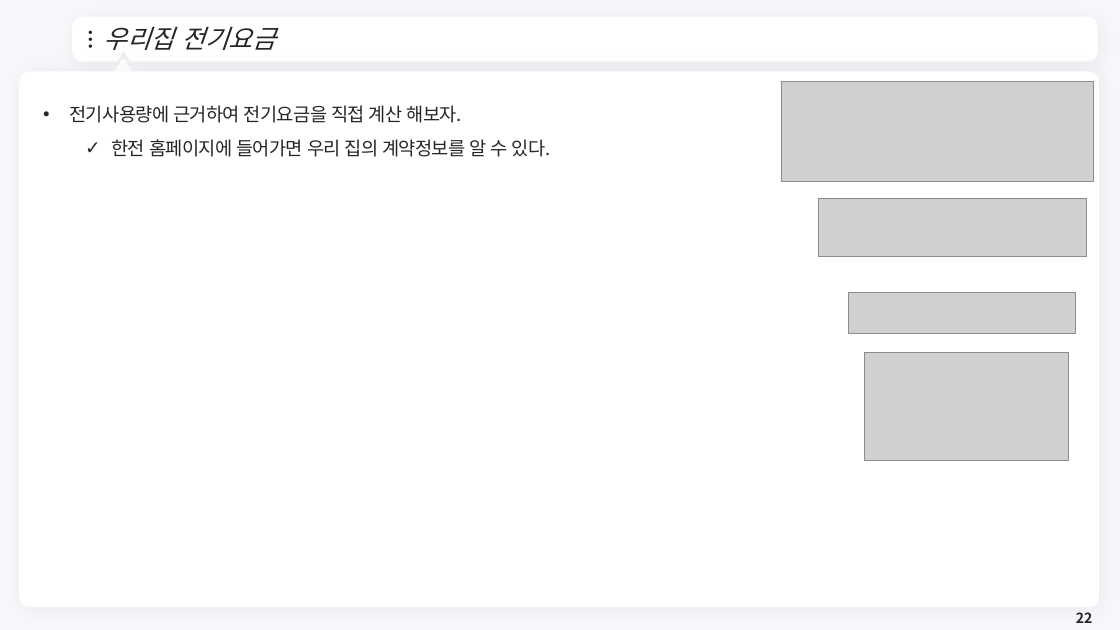
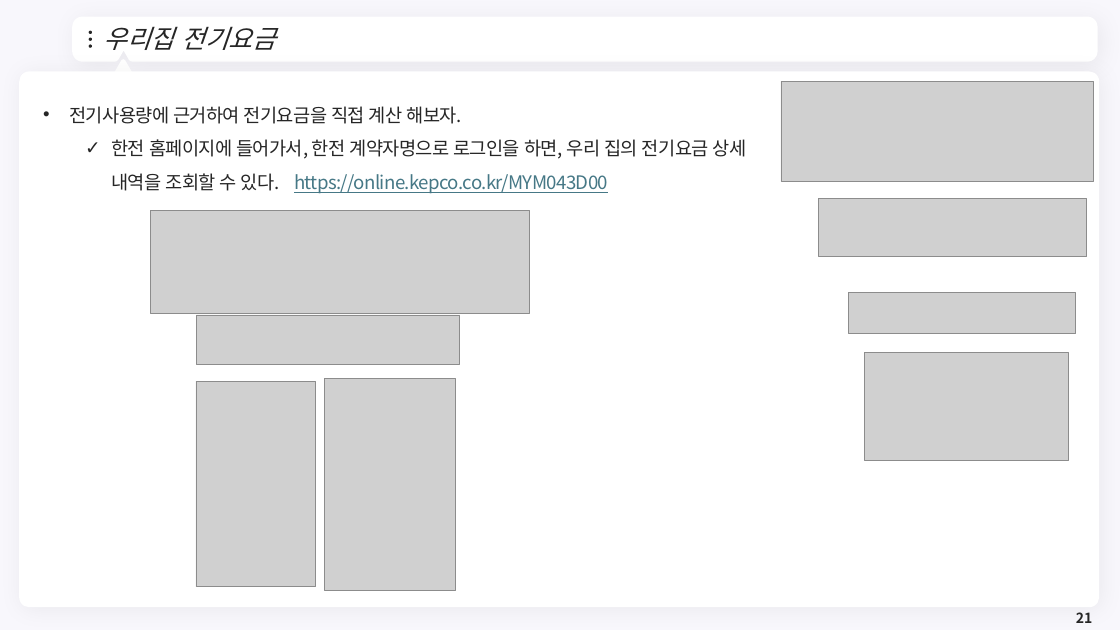
Before and after one commit to meandthey/Teaching, a slide deck: slide 21 of 에너지경제학/자원에너지경제학_Chapter_1.pptx (slide 22 before the commit). Drawn at 1120x630 pixels with LibreOffice and Linux fonts; fonts in the diff are those of the drawing; grey boxes stand for pictures; background and template pictures are left out. Boxes give left, top, right and bottom in pixels: in the first picture for what was removed or moved away, otherwise in the second. Text is boxed around its words. In the diff, an @@ line names an element or a change of style, - is before the commit and + after.

```diff
--- a/에너지경제학/자원에너지경제학_Chapter_1.pptx
+++ b/에너지경제학/자원에너지경제학_Chapter_1.pptx
@@ text at <box>111,139,747,194</box>: text changed @@
-  ✓ 한전 홈페이지에 들어가면 우리 집의 계약정보를 알 수 있다.
+  ✓ 한전 홈페이지에 들어가서, 한전 계약자명으로 로그인을 하면, 우리 집의 전기요금 상세 내역을 조회할 수 있다. https://online.kepco.co.kr/MYM043D00
@@ picture added at <box>151,210,530,313</box> @@
@@ picture added at <box>197,315,460,364</box> @@
@@ picture added at <box>196,381,316,587</box> @@
@@ picture added at <box>325,379,456,591</box> @@
@@ page number at <box>1076,612,1092,623</box>: text changed @@
-22
+21
```
Also in this commit, not shown: 1 other slide changed, 10 slides added, 1 other file.
